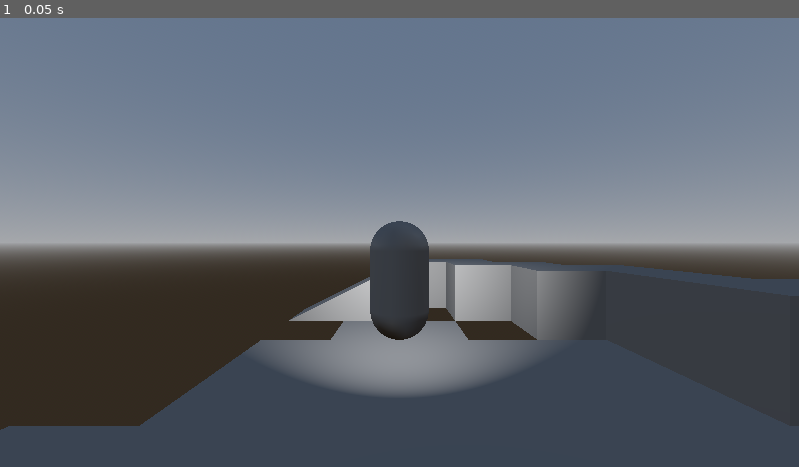
Above: before the commit, frame 1.
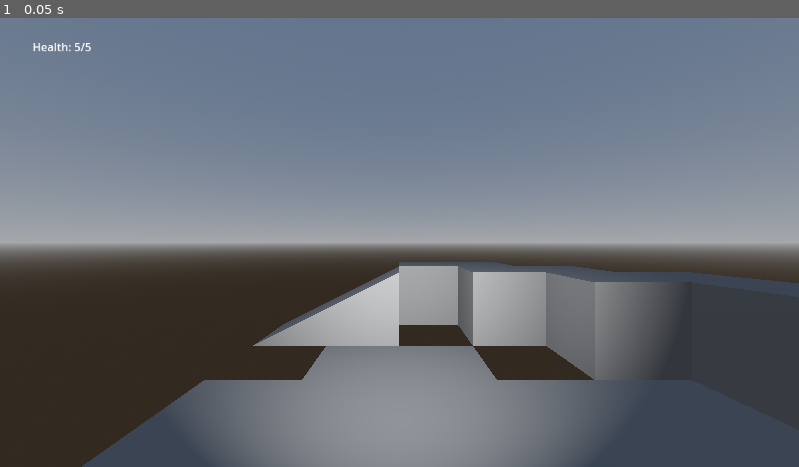
Above: after the commit, the same moment.

Repository: micro-47/Panther-Hacks
Game: Godot game, scene res://Worlds/jerry-test.tscn
Same seed, same stepped clock (60 frames per second), same inputs: the game is played once before the commit and once after it. This scene is started directly instead of the project's main scene.
Inputs:
- Up to frame 1 (0.05 s): no input

The runs differ from the first frame. In frame 1, 19% of the frame differs, in the area x 0-100%, y 5-100%.

Commit message:
show health

Diff:
--- a/3d-game/Entities/player.tscn
+++ b/3d-game/Entities/player.tscn
@@ -9,6 +9,10 @@
 const JUMP_VELOCITY = 15
 @onready var pivot: SpringArm3D = $camera
 @export var sens = 0.5
+
+
+const MAX_HEALTH = 5
+var health = MAX_HEALTH
 
 
 func _enter_tree() -> void:
@@ -36,7 +40,8 @@
 		pivot.rotation.x = clamp(pivot.rotation.x,deg_to_rad(-90),deg_to_rad(90))
 	if Input.is_key_pressed(KEY_ESCAPE):
 		Input.mouse_mode = Input.MOUSE_MODE_VISIBLE
-
+	if event is InputEventMouseButton and event.is_pressed():
+		self.health -= 1
 
 
 func _physics_process(delta: float) -> void:
@@ -69,6 +74,9 @@
 		velocity.z *= 2.
 
 	move_and_slide()
+
+func _process(delta: float) -> void:
+	%Health.text = \"Health: \" + str(self.health) + \"/\" + str(MAX_HEALTH)
 "
 
 [sub_resource type="CapsuleShape3D" id="CapsuleShape3D_dsm1o"]
@@ -110,7 +118,7 @@
 
 [node name="camera" type="SpringArm3D" parent="player"]
 transform = Transform3D(1, 0, 0, 0, 1, 0, 0, 0, 1, 0, 0.63765, 0)
-spring_length = 5.0
+spring_length = 0.0
 
 [node name="actual_camera" type="Camera3D" parent="player/camera"]
 
@@ -126,3 +134,18 @@
 
 [node name="MultiplayerSynchronizer" type="MultiplayerSynchronizer" parent="."]
 replication_config = SubResource("SceneReplicationConfig_pdqxr")
+
+[node name="Control" type="Control" parent="."]
+layout_mode = 3
+anchors_preset = 0
+offset_right = 40.0
+offset_bottom = 40.0
+
+[node name="Health" type="Label" parent="Control"]
+unique_name_in_owner = true
+layout_mode = 0
+offset_left = 47.0
+offset_top = 30.0
+offset_right = 132.0
+offset_bottom = 53.0
+text = "Health: 5/5"
--- a/3d-game/Worlds/map_1.tscn
+++ b/3d-game/Worlds/map_1.tscn
@@ -13,7 +13,6 @@
 [sub_resource type="Environment" id="Environment_xfkbd"]
 background_mode = 2
 sky = SubResource("Sky_lmhu1")
-ambient_light_color = Color(1, 1, 1, 1)
 
 [sub_resource type="CameraAttributesPractical" id="CameraAttributesPractical_3mf6e"]
 
